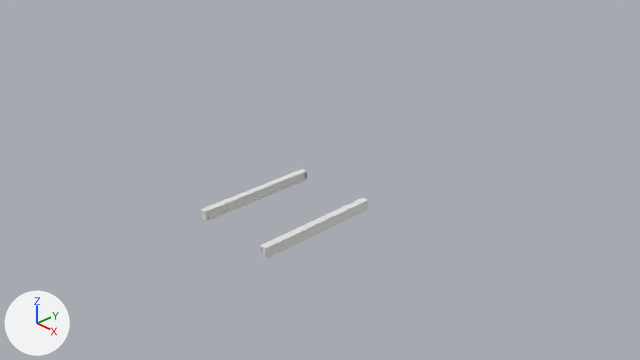
An edit to the Blender file JeepWillys/willysWithChassisAndSup.blend, drawn before and after from the same camera.
Rendered twice from the file's camera 'Camera'. Lighting does not change. The marker at lower left points along +X, +Y and +Z.

Objects in the first picture: 'leftFrame', 'rightFrame'.
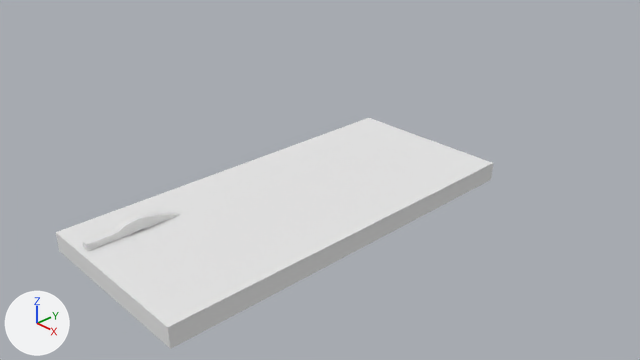
What differs and where, as boxes (x1, y1, x2, y2) in the pictures (640 x 360 px):
```json
{"object": "Cube", "change": "shown", "after": [56, 118, 493, 349]}
{"object": "rightFrame", "change": "deleted", "before": [260, 198, 368, 259]}
```

Scene script edits in JSON lines:
```json
{"op": "remove", "block": "ob_rightframe", "code": ["ob_rightframe = bpy.data.objects.new('rightFrame', me_cube_002)", "ob_rightframe.parent = ob_frame", "ob_rightframe.location = (0.728, -0.194, -0.0427)", "ob_rightframe.rotation_euler = (0.0, 0.0, 3.143)  # degrees (0, 0, 180)", "ob_rightframe.scale = (-0.0587, 0.169, -0.0897)"]}
{"op": "remove", "block": "ob_cube", "code": "ob_cube.hide_viewport = True"}
```
